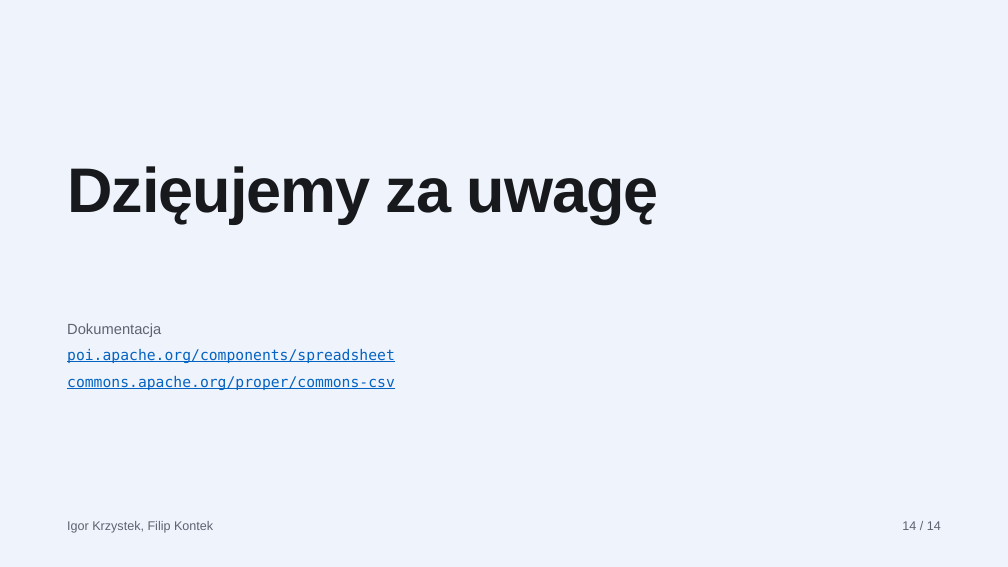
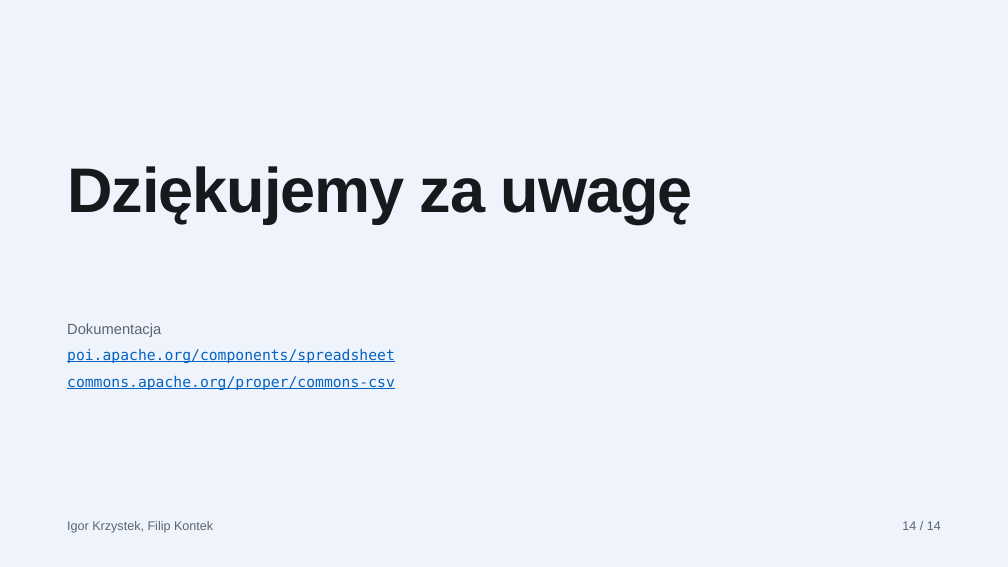
Before and after one commit to AGH-ISI-projects/Java-referat---Apache-POI-etc, a slide deck: slide 14 of Apache POI i Apache Commons CSV – referat (Krzystek, Kontek).pptx. Drawn at 1008x567 pixels with LibreOffice and Linux fonts; fonts in the diff are those of the drawing. Boxes give left, top, right and bottom in pixels: in the first picture for what was removed or moved away, otherwise in the second. Text is boxed around its words. In the diff, an @@ line names an element or a change of style, - is before the commit and + after.

```diff
--- a/Apache POI i Apache Commons CSV – referat (Krzystek, Kontek).pptx
+++ b/Apache POI i Apache Commons CSV – referat (Krzystek, Kontek).pptx
@@ title at bbox=[67, 166, 693, 224]: text changed @@
-Dzięujemy za uwagę
+Dziękujemy za uwagę
```
Also in this commit, not shown: 1 other file.
